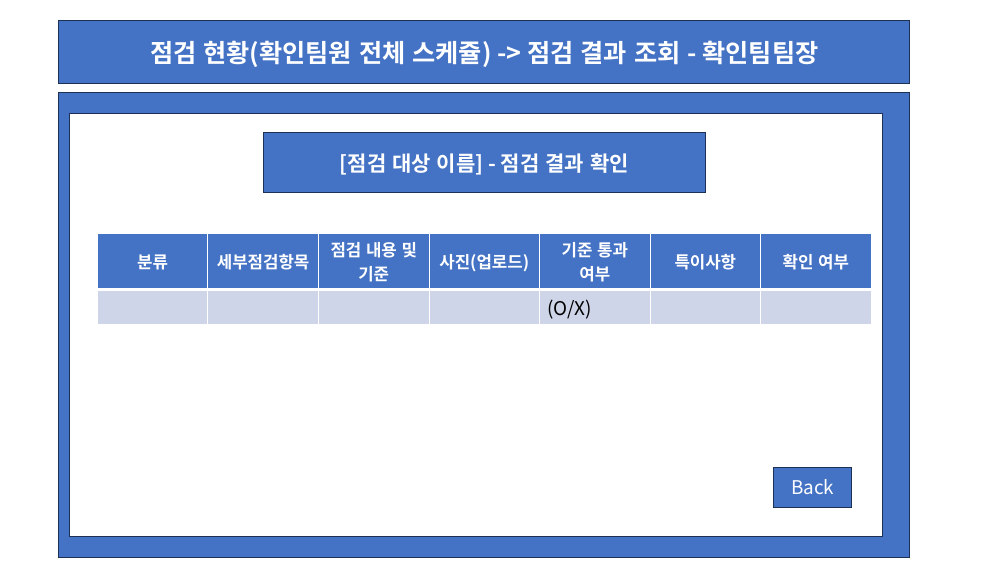
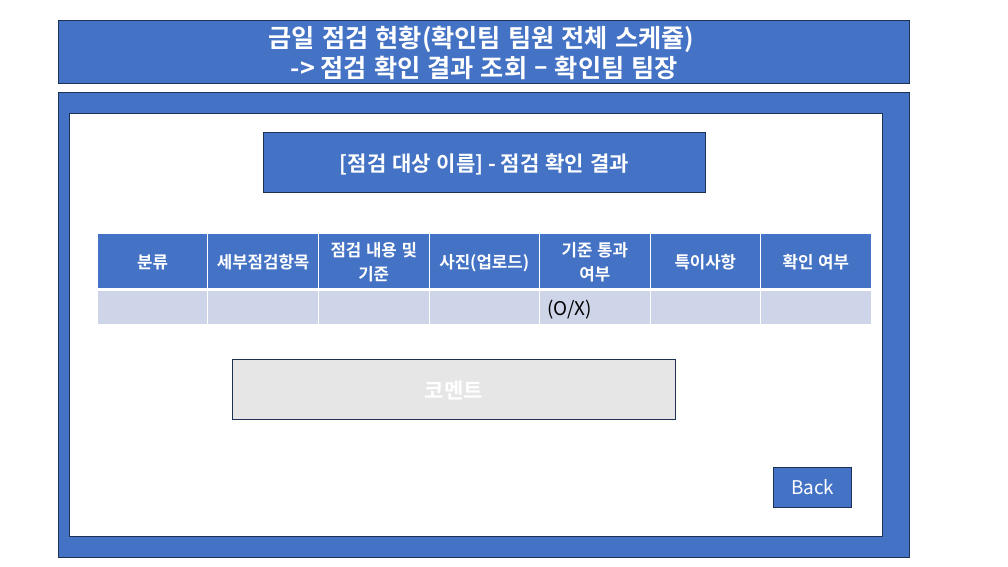
Before and after one commit to wari-wari/MainProject_1, a slide deck: slide 36 of 메인프로젝트 화면 레이아웃 초안.pptx (slide 35 before the commit). Drawn at 1008x567 pixels with LibreOffice and Linux fonts; fonts in the diff are those of the drawing. Boxes give left, top, right and bottom in pixels: in the first picture for what was removed or moved away, otherwise in the second. Text is boxed around its words. In the diff, an @@ line names an element or a change of style, - is before the commit and + after.

```diff
--- a/메인프로젝트 화면 레이아웃 초안.pptx
+++ b/메인프로젝트 화면 레이아웃 초안.pptx
@@ text in rectangle at (x1=269, y1=25, x2=694, y2=84): text changed @@
-점검 현황(확인팀원 전체 스케쥴) -> 점검 결과 조회 - 확인팀팀장
+금일 점검 현황(확인팀 팀원 전체 스케쥴)
+-> 점검 확인 결과 조회 – 확인팀 팀장
@@ text in rectangle at (x1=340, y1=153, x2=629, y2=175): text changed @@
-[점검 대상 이름] - 점검 결과 확인
+[점검 대상 이름] - 점검 확인 결과
@@ rectangle added at (x1=233, y1=360, x2=675, y2=420), fill #E7E6E6, outline #1E3256 1 pt @@
```
Also in this commit, not shown: 23 other slides changed, 1 slide added, 1 other file.
